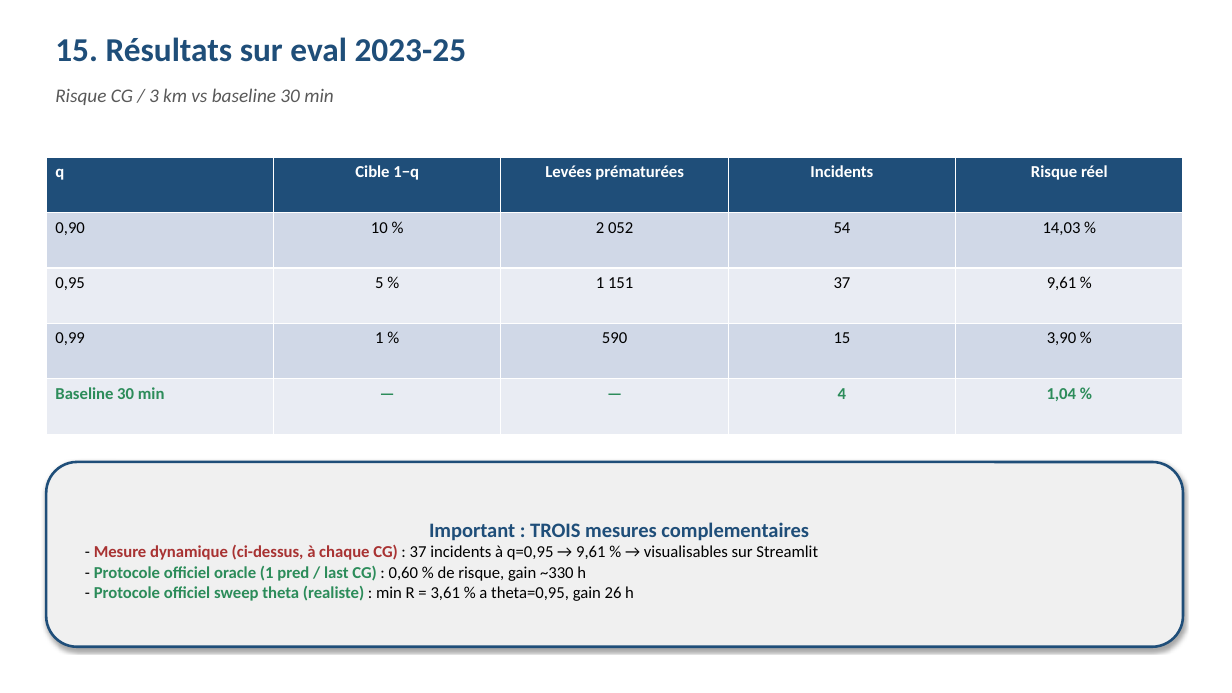
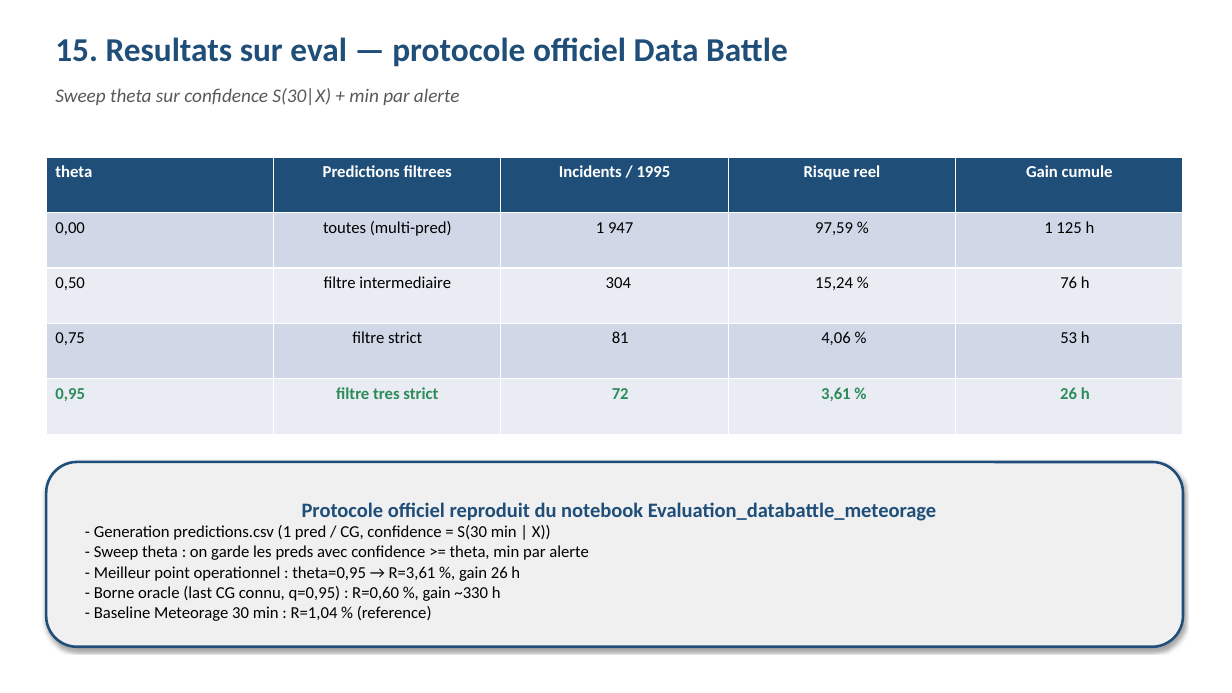
Before and after one commit to enriquealves02-jpg/PROJET_oral_m2fin, a slide deck: slide 16 of presentation_oral.pptx. Drawn at 1232x693 pixels with LibreOffice and Linux fonts; fonts in the diff are those of the drawing. Boxes give left, top, right and bottom in pixels: in the first picture for what was removed or moved away, otherwise in the second. Text is boxed around its words. In the diff, an @@ line names an element or a change of style, - is before the commit and + after.

Commit message:
Update presentation slides 15, 16, 20 with official Data Battle protocol results
Slide 15 : remplace la mesure dynamique par les resultats du sweep theta
(protocole officiel reproduit dans Evaluation_databattle_weibull.ipynb,
identique au notebook officiel Evaluation_databattle_meteorage).
Nouvelle table sweep theta : 97,59 %/15,24 %/4,06 %/3,61 % a theta 0/0,5/0,75/0,95.

Slide 16 : recadre les 37 cas comme une mesure pedagogique stricte
(verifiee a chaque CG) qui sert a la demo Streamlit, et non comme
le risque operationnel. Le vrai risque mesure par le protocole reste a 3,61 %.

Slide 20 : aligne le resume sur le sweep theta comme resultat principal.

```diff
--- a/presentation_oral.pptx
+++ b/presentation_oral.pptx
@@ text at (55, 37, 788, 67): text changed @@
-15. Résultats sur eval 2023-25
+15. Resultats sur eval — protocole officiel Data Battle
@@ text at (55, 88, 459, 105): text changed @@
-Risque CG / 3 km vs baseline 30 min
+Sweep theta sur confidence S(30|X) + min par alerte
@@ table at (46, 157, 1183, 434) @@
-row 1: q | Cible 1−q | Levées prématurées | Incidents | Risque réel
+row 1: theta | Predictions filtrees | Incidents / 1995 | Risque reel | Gain cumule
-row 2: 0,90 | 10 % | 2 052 | 54 | 14,03 %
+row 2: 0,00 | toutes (multi-pred) | 1 947 | 97,59 % | 1 125 h
-row 3: 0,95 | 5 % | 1 151 | 37 | 9,61 %
+row 3: 0,50 | filtre intermediaire | 304 | 15,24 % | 76 h
-row 4: 0,99 | 1 % | 590 | 15 | 3,90 %
+row 4: 0,75 | filtre strict | 81 | 4,06 % | 53 h
-row 5: Baseline 30 min | — | — | 4 | 1,04 %
+row 5: 0,95 | filtre tres strict | 72 | 3,61 % | 26 h
@@ text in rounded rectangle at (94, 502, 937, 621): text changed; bold off @@
-Important : TROIS mesures complementaires
-- Mesure dynamique (ci-dessus, à chaque CG) : 37 incidents à q=0,95 → 9,61 % → visualisables sur Streamlit
-- Protocole officiel oracle (1 pred / last CG) : 0,60 % de risque, gain ~330 h
-- Protocole officiel sweep theta (realiste) : min R = 3,61 % a theta=0,95, gain 26 h
+Protocole officiel reproduit du notebook Evaluation_databattle_meteorage
+- Generation predictions.csv (1 pred / CG, confidence = S(30 min | X))
+- Sweep theta : on garde les preds avec confidence >= theta, min par alerte
+- Meilleur point operationnel : theta=0,95 → R=3,61 %, gain 26 h
+- Borne oracle (last CG connu, q=0,95) : R=0,60 %, gain ~330 h
+- Baseline Meteorage 30 min : R=1,04 % (reference)
```
Also in this commit, not shown: 2 other slides changed.
